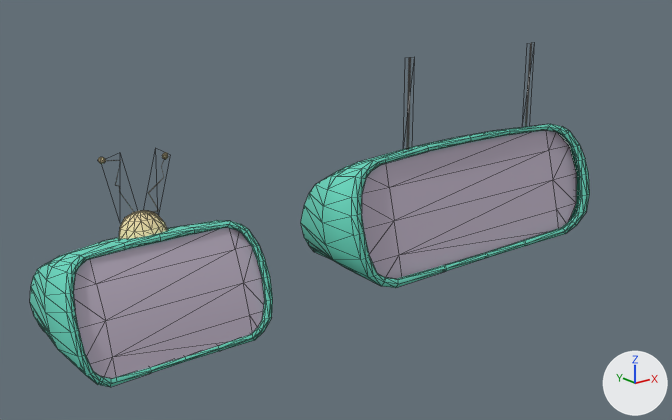
Before and after pictures for a commit that changed the FBX model Assets/0-Pruebas/Gorka/Escenas_islas_prueba/tvs_islamecanica_v1.FBX.
Camera for both pictures: a 50 mm lens placed at (-1.39, -1.97, 1.0), pointed at (0.26, 0.08, 0.18). The lights are fixed; the arrows at lower right show +X, +Y and +Z. Mesh edges are drawn as thin lines. Where no turn or scale is listed for an object, it has been applied to the vertices.

Names of what the first picture shows: 'plane_big', 'plane_small', 'tv_big', 'tv_peque'.
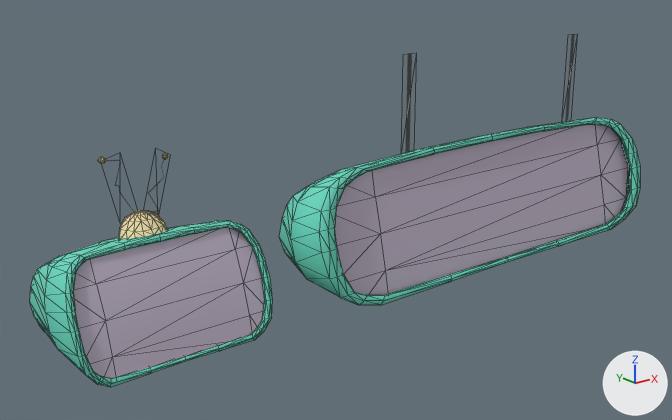
Where the newer file only moved an object's origin or applied its transform, the numbers keep the older frame.

Diff of the bpy script that builds the scene:
```diff
--- a/Assets/0-Pruebas/Gorka/Escenas_islas_prueba/tvs_islamecanica_v1.FBX.py
+++ b/Assets/0-Pruebas/Gorka/Escenas_islas_prueba/tvs_islamecanica_v1.FBX.py
@@ me_mesh_002 @@
 # used by ob_plane_big; location = (0.654, -0.098, 0.183)
-me_mesh_002.from_pydata(...)  # 20 vertices, 24 faces; spans x -0.488..0.495, y -0.041..0.044, z -0.17..0.171
+me_mesh_002.from_pydata(...)  # 20 vertices, 24 faces; spans x -0.692..0.692, y -0.043..0.043, z -0.186..0.186
+# me_mesh_002 part 2: 20 of 20 vertices moved; they spanned x -0.488..0.495, y -0.041..0.044, z -0.17..0.171 and now span x -0.692..0.692, y -0.043..0.043, z -0.186..0.186; mean shift (0.003, -0.001, -0.002); largest move (-0.488, -0.002, -0.006) -> (-0.692, -0.003, -0.008)
 me_mesh_002.materials.append(mat_03___default)
@@ me_mesh_003 @@
 me_mesh_003.from_pydata(...)  # 218 vertices, 396 faces; spans x -0.274..0.752, y -0.115..0.27, z -0.489..0.135
 # used by ob_tv_big; location = (0.418, -0.047, 0.491)
+# me_mesh_003 part 1: the whole mesh is scaled about its middle by (1.4, 1, 1.08), then moved by (-0.239, -0.078, 0.177)
 me_mesh_003.materials.append(mat_03___default)
@@ ob_plane_big @@
 ob_plane_big = bpy.data.objects.new('plane_big', me_mesh_002)
-ob_plane_big.location = (0.654, -0.098, 0.183)
+ob_plane_big.location = (0.755, -0.097, 0.157)
@@ ob_tv_big @@
 ob_tv_big = bpy.data.objects.new('tv_big', me_mesh_003)
-ob_tv_big.location = (0.418, -0.047, 0.491)
+ob_tv_big.location = (0.754, 0.031, 0.3)
```

Location of each change, [x1, y1, x2, y2] in pixels of the pictures (672 x 420 px):
'plane_big', reshaped, moved (37% wider, 15% taller)
    before: [362, 130, 576, 279]
    after: [335, 124, 628, 295]
'tv_big', mesh rescaled, moved (25% wider, 11% taller)
    before: [301, 43, 590, 288]
    after: [279, 34, 641, 305]
